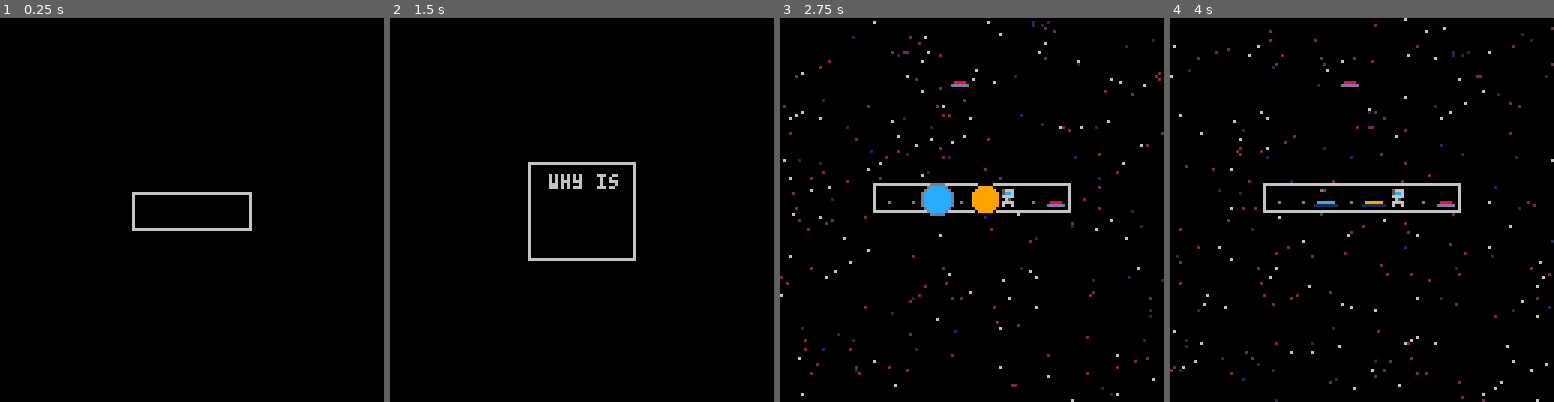
Above: before the commit, frames 1-4 (left to right).
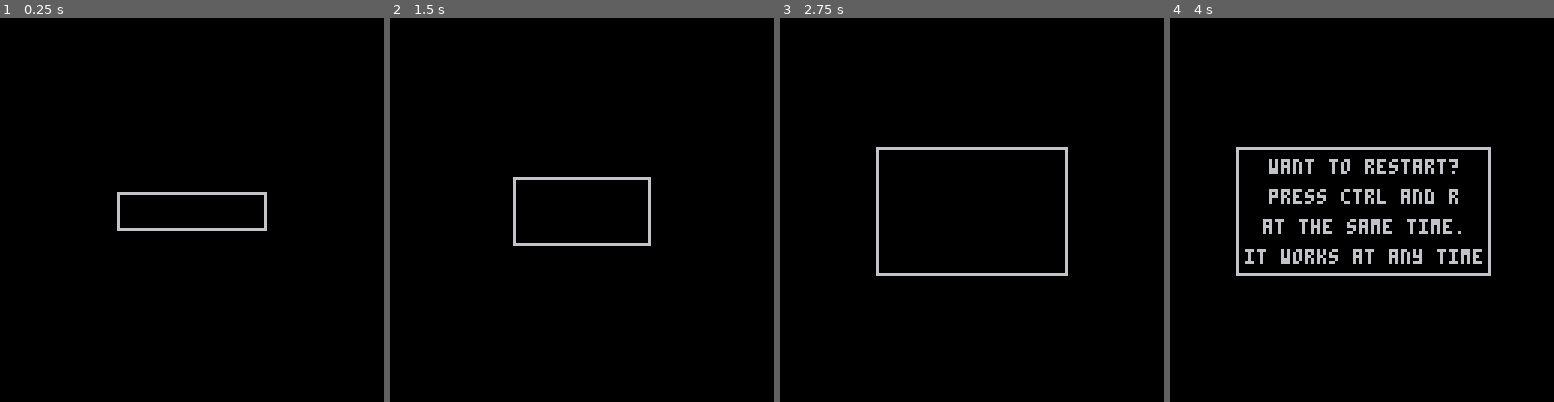
Above: after the commit, the same moments.

Repository: camerondugan/Pico8-Cartridges
Game: PICO-8 cartridge mygames/space.p8
The game is run twice, just before and just after one commit, with the same random seed, the same clock (stepped at 60 frames per second) and the same inputs.
Inputs:
- Up to frame 1 (0.25 s): no input
- Up to frame 2 (1.5 s): tap X (X key) at 0.33, 1.07 s
- Up to frame 3 (2.75 s): hold Right 1.6-2.1 s; tap X (X key) at 1.85 s; hold Up 2.15-2.42 s; hold Right from 2.47 s (still down)
- Up to frame 4 (4 s): tap X (X key) at 2.97 s; release Right at 3.03 s; hold Left 3.08-3.58 s; hold Down 3.63-3.97 s

The runs differ from the first frame. In frame 1, 0.4% of the frame differs, in the area x 30-70%, y 45-56%; in frame 2, 1.8%; in frame 3, 4.6%; in frame 4, 7.4%, in the area x 0-100%, y 0-100%.

Commit message:
added stuff

Diff:
--- a/mygames/space.p8
+++ b/mygames/space.p8
@@ -20,6 +20,9 @@
 mx=0
 my=0
 
+--corruption
+corruptable=false
+
 --controlls
 input_delay=8
 input_buffer={}
@@ -29,8 +32,8 @@
 d={}
 
 --paths: 0 and 1
-levels={0,1,0,1,2}
-this_lvl=1
+levels={0,1,0,1,2,0,1,2,3}
+this_lvl=9
 
 function _init()
 	music(0)
@@ -78,7 +81,7 @@
 			print(i,8)
 		end
 	end
-	--d={}
+	d={}
 end
 
 function _update60()
@@ -119,6 +122,7 @@
 end
 
 function init_tiles()
+	if (not corruptable)	reload()
 	for i=mx,15+mx do
 		for k=my,15+my do
 			set_player_start(i,k)
@@ -161,13 +165,13 @@
 		players={}
 		tiles={}
 		this_lvl+=1
+		if (this_lvl >= 5) corruptable=true
 		mx=levels[this_lvl]*16
 		p_start_pos={}
 		init_tiles()
 		paused=false
 		lvl_t=false
 		lvl_tt=0
-		if (this_lvl%3==0)	reload()
 		play_welcome_txt()
 	else
 		paused=false
@@ -300,9 +304,9 @@
 
 circles=0
 circles_max=140
-c_colors=rnd(6)
+c_colors=rnd(8)
 function circle_out(p)
-	if (circles==0) c_colors=rnd(6)
+	if (circles==0) c_colors=rnd(8)
 	local x,y=p.x,p.y
 	for i=0,circles do
 			circ(x+4,y+4,128-i,i%c_colors)
@@ -734,10 +738,12 @@
 function corrupt()
 	if (corrupts<=0) then
 		corrupts=0
+		n_c=2
 		return
 	end
 	corrupt_n(min(n_c,corrupts))
 	corrupts-=n_c
+	n_c+=1
 	init_tiles()
 end
 
@@ -834,7 +840,12 @@
 	{{"where am i?"},{" ... "},{"why is","everything so","  pixelated?  "}},
 	{{"where is this","thing going?"},{"nevermind,","it doesn't matter"},{" ... "}},
 	{{"wasn't i just here?"}},
-	{{"darn. i think i'm in a loop."}},
+	{{"..."},{"darn. i think i'm in a loop."}},
+	{{"lol, nevermind."},{"..."},{"..."},{"are you still there?"}},
+ {{"stop following me!"},{"it's rude and intrusive.","leave me alone."}},
+ {{"why are you still here."},{"you don't believe","i'm an equal.","do you?"},{"i didn't think so"},{"nobody does."}},
+ {{"i refuse to be controlled."}},
+ {{"despite all of my rage... "},{"..."},{"...i'm still just","a rat in a cage"}},
 }
 
 function dialogue()
